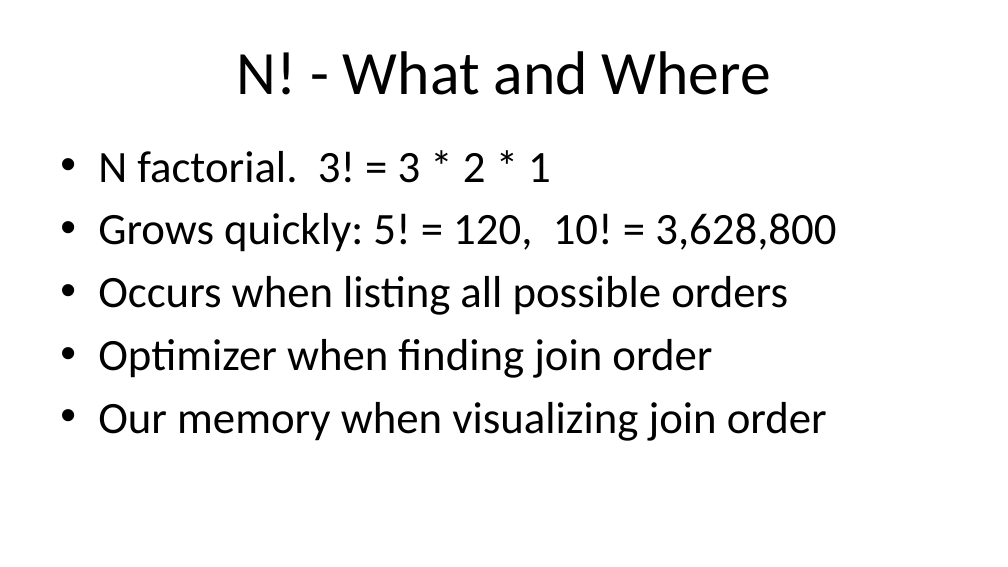
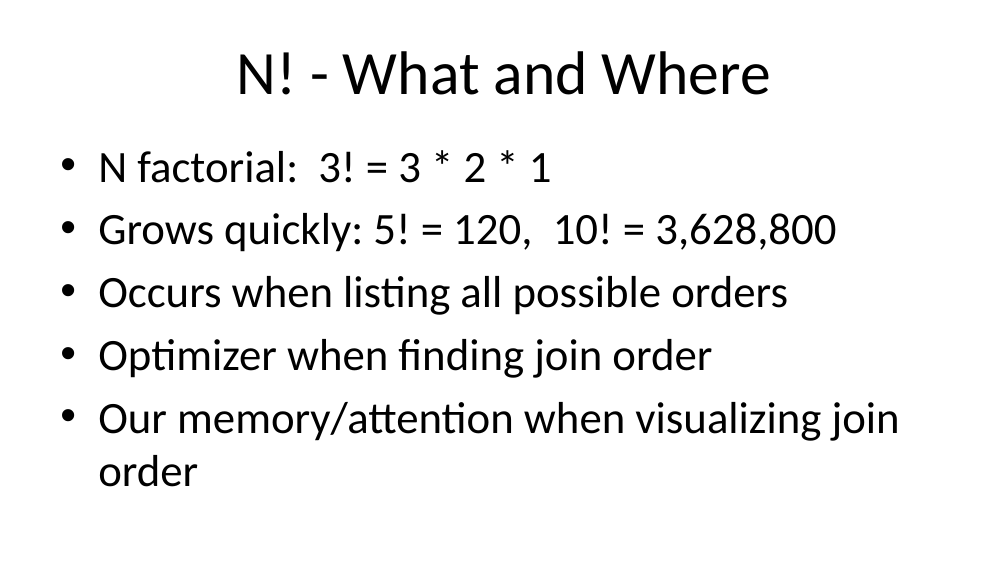
Before and after one commit to ProOracleSQL/space, a slide deck: slide 50 of examples/presentations/Practical Algorithm Analysis for Oracle Developers - Collaborate - 2019_281_Heller.pptx. Drawn at 1008x567 pixels with LibreOffice and Linux fonts; fonts in the diff are those of the drawing. Boxes give left, top, right and bottom in pixels: in the first picture for what was removed or moved away, otherwise in the second. Text is boxed around its words. In the diff, an @@ line names an element or a change of style, - is before the commit and + after.

Commit message:
Finished updating presentation.

```diff
--- a/examples/presentations/Practical Algorithm Analysis for Oracle Developers - Collaborate - 2019_281_Heller.pptx
+++ b/examples/presentations/Practical Algorithm Analysis for Oracle Developers - Collaborate - 2019_281_Heller.pptx
@@ text at (x1=98, y1=151, x2=552, y2=183): text changed @@
-• N factorial. 3! = 3 * 2 * 1
+• N factorial: 3! = 3 * 2 * 1
@@ text at (x1=98, y1=402, x2=900, y2=487): text changed @@
-• Our memory when visualizing join order
+• Our memory/attention when visualizing join order
```
Also in this commit, not shown: 1 other slide changed.
